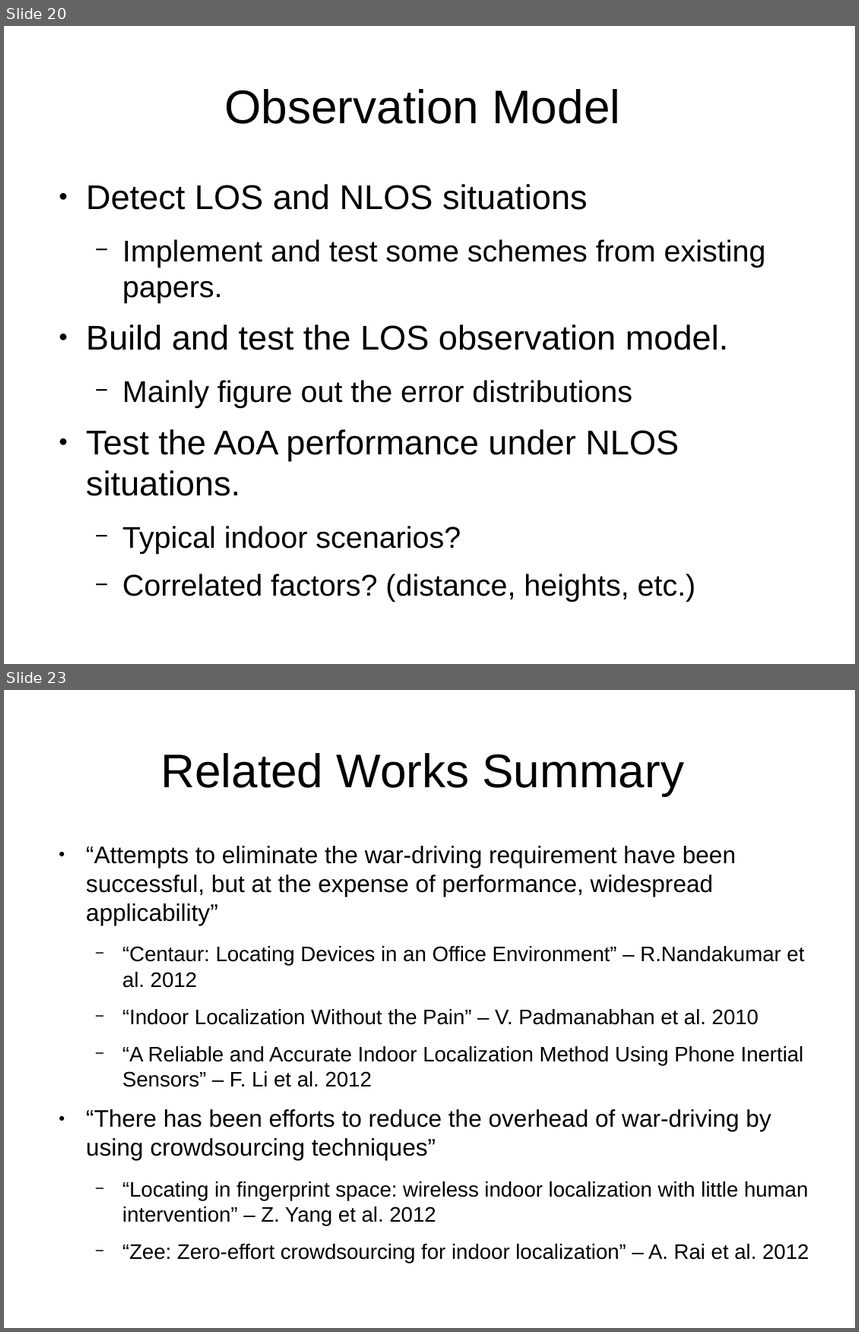
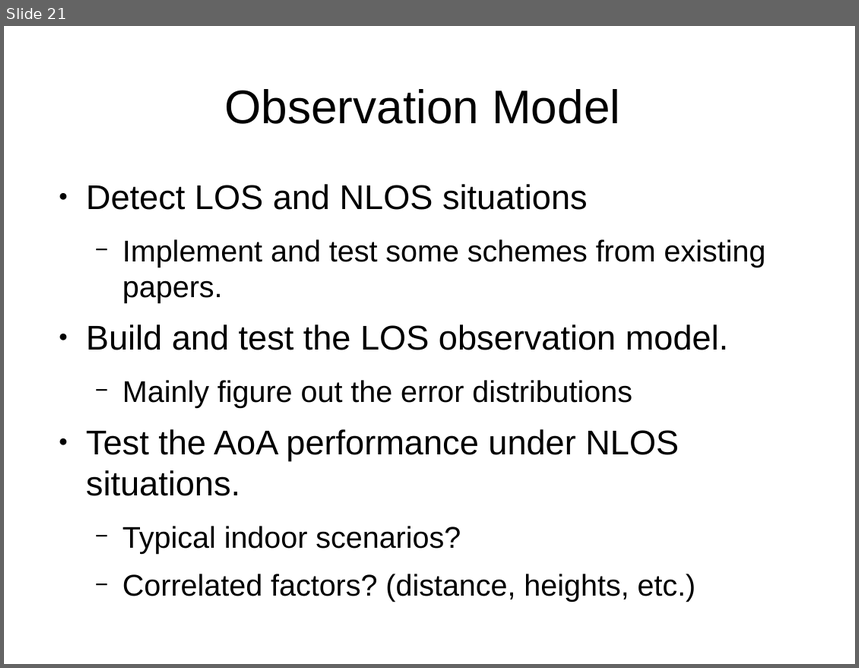
Before and after one commit to HSID/Localization, a slide deck: light-weight-indoor-localization.odp. Shown one above the other, each under a label of ours: slides 20 and 23 before the commit, slide 21 after it; the slides between them are not shown. The pictures are 859x1332 and 859x668 pixels, drawn with LibreOffice and Linux fonts; fonts in the diff are those of the drawing. Boxes give left, top, right and bottom in pixels: in the first picture for what was removed or moved away, otherwise in the second. Text is boxed around its words. In the diff, an @@ line names an element or a change of style, - is before the commit and + after.

```diff
--- a/light-weight-indoor-localization.odp
+++ b/light-weight-indoor-localization.odp
@@ slide 23 removed at [4,690,855,1328], background #FFFFFF @@
@@ title removed at [161,753,684,796] @@
-Related Works Summary
@@ text removed at [86,846,809,1264] @@
-● “Attempts to eliminate the war-driving requirement have been successful, but at the expense of performance, widespread applicability”
-  − “Centaur: Locating Devices in an Office Environment” – R.Nandakumar et al. 2012
-  − “Indoor Localization Without the Pain” – V. Padmanabhan et al. 2010
-  − “A Reliable and Accurate Indoor Localization Method Using Phone Inertial Sensors” – F. Li et al. 2012
-● “There has been efforts to reduce the overhead of war-driving by using crowdsourcing techniques”
-  − “Locating in fingerprint space: wireless indoor localization with little human intervention” – Z. Yang et al. 2012
-  − “Zee: Zero-effort crowdsourcing for indoor localization” – A. Rai et al. 2012
@@ what was slide 20 is now slide 21 @@
```
Also in this commit, not shown: 2 slides changed, 7 slides added.
